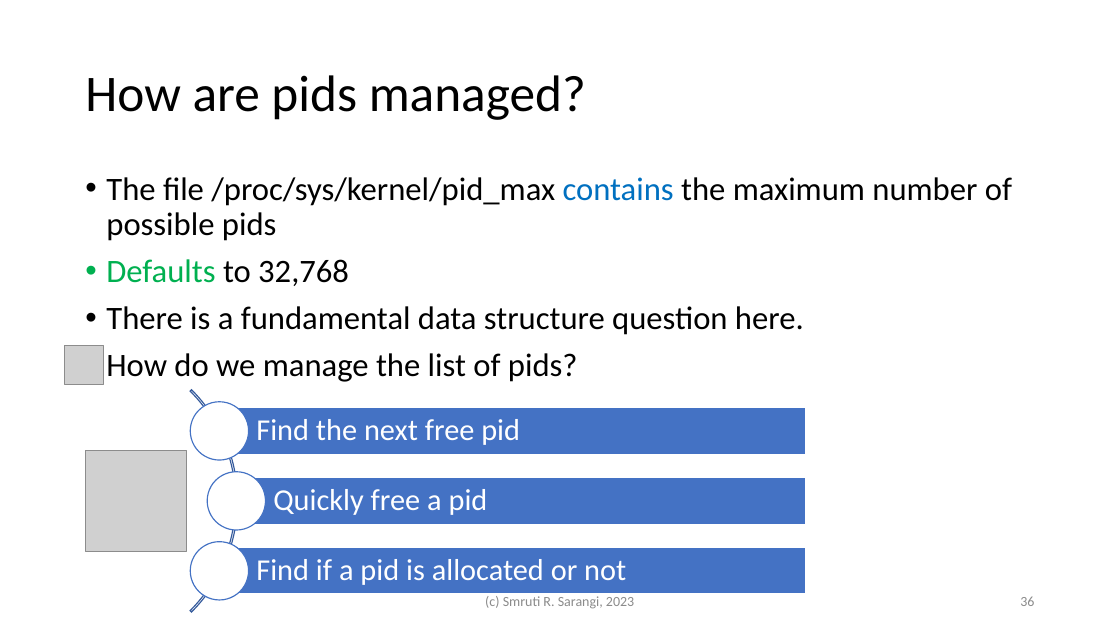
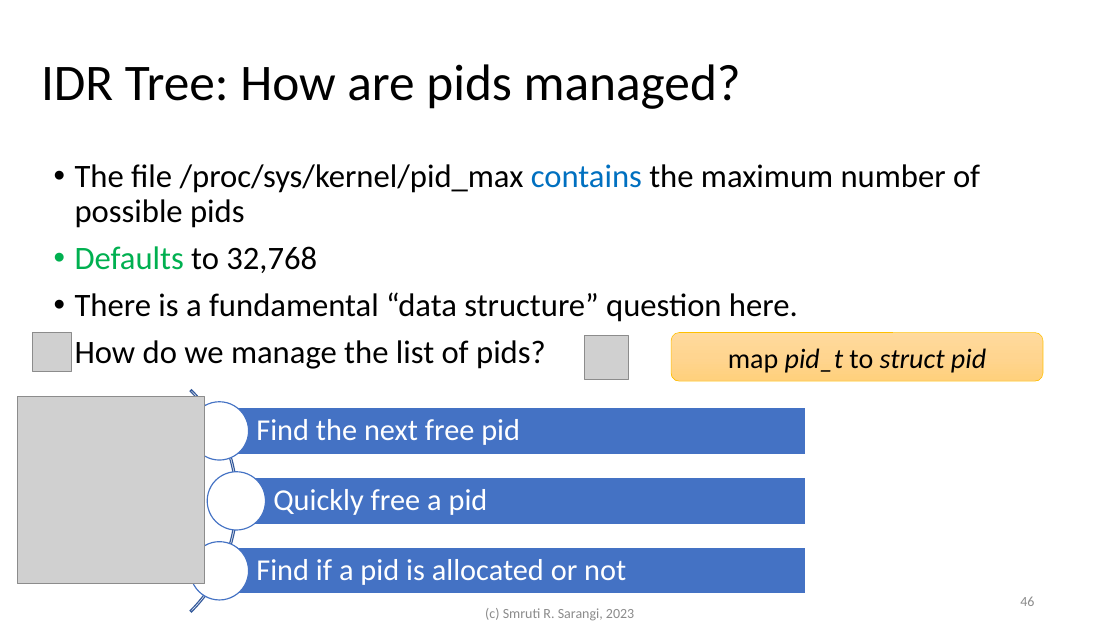
Before and after one commit to sarthak-panda/Sem6, a slide deck: slide 46 of COL331/LEC/3.processes.pptx (slide 36 before the commit). Drawn at 1120x630 pixels with LibreOffice and Linux fonts; fonts in the diff are those of the drawing; grey boxes stand for pictures. Boxes give left, top, right and bottom in pixels: in the first picture for what was removed or moved away, otherwise in the second. Text is boxed around its words. In the diff, an @@ line names an element or a change of style, - is before the commit and + after.

```diff
--- a/COL331/LEC/3.processes.pptx
+++ b/COL331/LEC/3.processes.pptx
@@ title at (41, 64, 741, 109): text changed @@
-How are pids managed?
+IDR Tree: How are pids managed?
@@ text "The file /proc/sys/kernel/pid_max contains the ...": place and size @@
-text "The file /proc/sys/kernel/pid_max contains the ..." at (106, 177, 1012, 382)
+text "The file /proc/sys/kernel/pid_max contains the ..." at (75, 164, 980, 369)
@@ text at (75, 292, 798, 322): text changed @@
-• There is a fundamental data structure question here.
+• There is a fundamental “data structure” question here.
@@ picture: place and size @@
-picture at (65, 345, 103, 384)
+picture at (33, 333, 71, 371)
@@ picture added at (584, 335, 628, 379) @@
@@ rounded rectangle added at (671, 333, 1044, 381), fill gradient #FFDB9E to #FFD590 to #FFD07C, outline #FFC000 0.5 pt, 24 pt, text #000000, italic @@
+map pid_t to struct pid
@@ picture added at (18, 397, 205, 584) @@
@@ picture removed at (86, 450, 187, 552) @@
@@ text "(c) Smruti R. Sarangi, 2023": place and size @@
-text "(c) Smruti R. Sarangi, 2023" at (485, 596, 634, 609)
+text "(c) Smruti R. Sarangi, 2023" at (485, 608, 634, 621)
@@ page number at (1020, 597, 1034, 606): text changed @@
-36
+46
```
Also in this commit, not shown: 34 other slides changed, 7 slides added, 2 slides removed, 13 other files.
